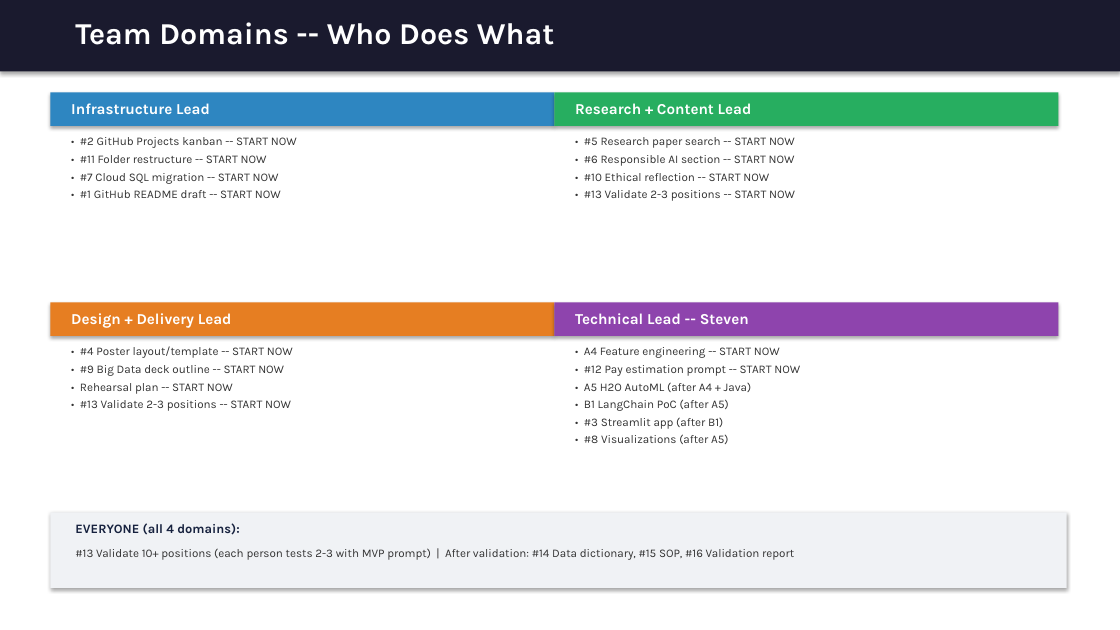
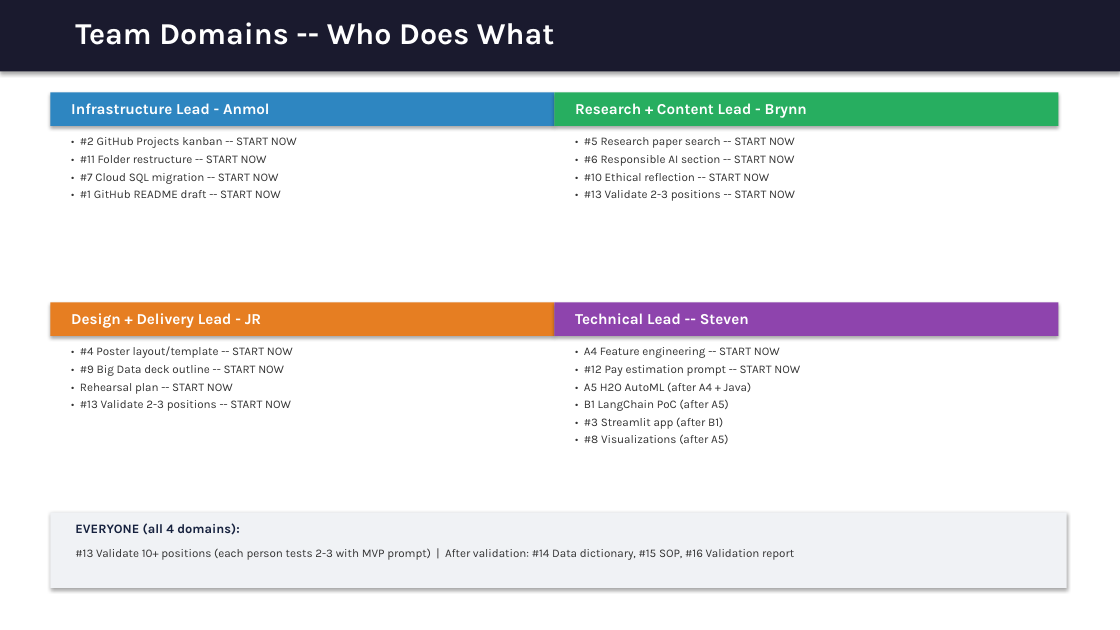
Before and after one commit to MSBA-Spring2026-Team-7/GRIFFIN-HR-Classification, a slide deck: slide 9 of archive/old_docs/griffin-team-brief.pptx. Drawn at 1120x630 pixels with LibreOffice and Linux fonts; fonts in the diff are those of the drawing. Boxes give left, top, right and bottom in pixels: in the first picture for what was removed or moved away, otherwise in the second. Text is boxed around its words. In the diff, an @@ line names an element or a change of style, - is before the commit and + after.

```diff
--- a/archive/old_docs/griffin-team-brief.pptx
+++ b/archive/old_docs/griffin-team-brief.pptx
@@ text at (x1=71, y1=103, x2=269, y2=114): text changed @@
-Infrastructure Lead
+Infrastructure Lead - Anmol
@@ text at (x1=575, y1=103, x2=807, y2=118): text changed @@
-Research + Content Lead
+Research + Content Lead - Brynn
@@ text at (x1=71, y1=313, x2=261, y2=328): text changed @@
-Design + Delivery Lead
+Design + Delivery Lead - JR
```
Also in this commit, not shown: 1 other file.
